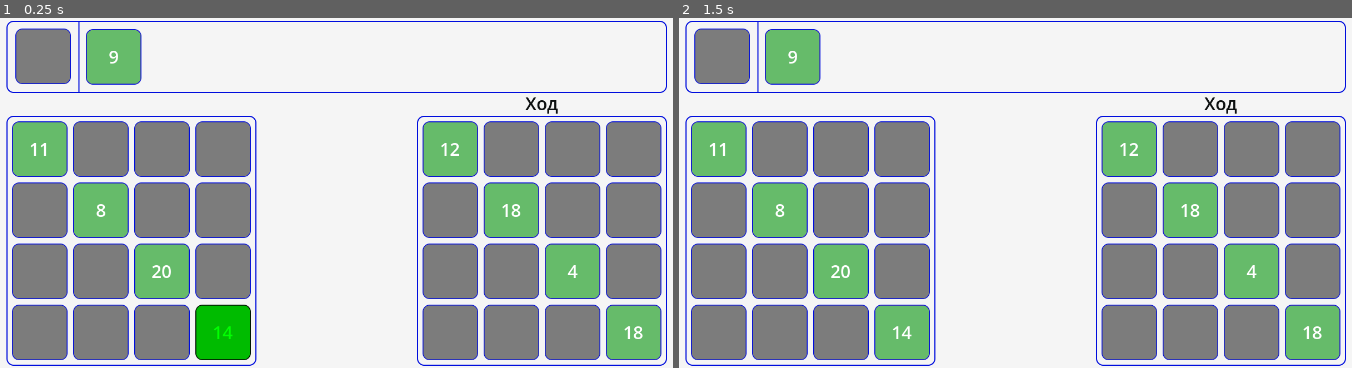
Above: before the commit, frames 1-2 (left to right).
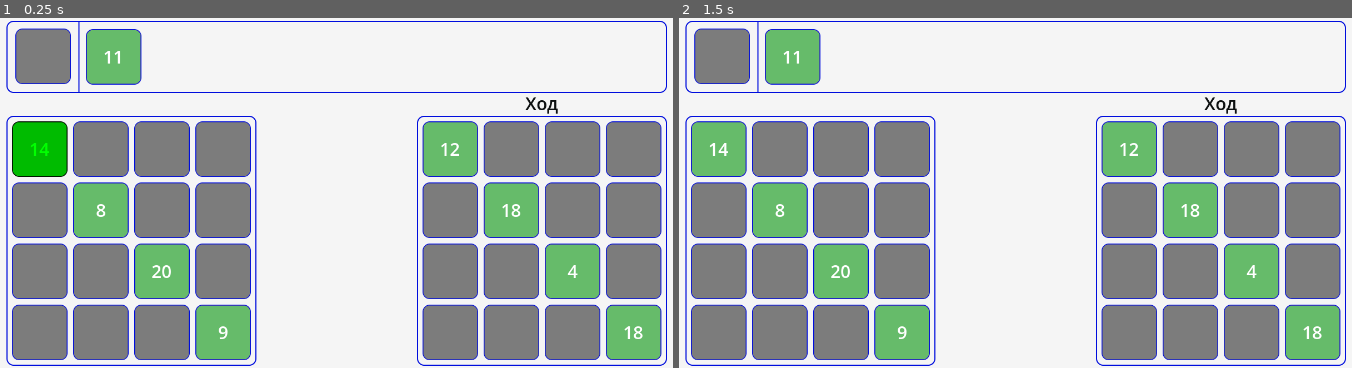
Above: after the commit, the same moments.

Repository: Rinkton/lucky-numbers-godot
Game: Godot game, scene res://game.tscn
The game is run twice, just before and just after one commit, with the same random seed, the same clock (stepped at 60 frames per second) and the same inputs.
Inputs (mouse positions are in pixels of both pictures, inside the frame that each line leads up to):
- Up to frame 1 (0.25 s): no input
- Up to frame 2 (1.5 s): tap Enter at 0.5 s; move the mouse to (1190, 175) at 0.52 s; click (1190, 175) at 0.67 s; tap Space at 1.25 s; move the mouse to (853, 210) at 1.27 s; click (853, 210) at 1.42 s

The runs differ from the first frame. In frame 1, 2.7% of the frame differs, in the area x 1-38%, y 9-98%; in frame 2, 0.2%.

Commit message:
Fixed worth by not diving by 16 and bringing maximum of clover-cell

Diff:
--- a/lucky-numbers/player/ai_player.gd
+++ b/lucky-numbers/player/ai_player.gd
@@ -43,7 +43,7 @@
 	# , делить на количество клеверов в куче(по итогу то мы получим только 1) и ещё на 16, ибо
 	# Мы помимо клеток для выбора клевера перебирали ещё и ценность для остальных 15 клеток минус
 	# ценность без клевера из кучи на поле
-	var worth = (new_empty + new_busy) / (count * 16) - (cur_empty + cur_busy)
+	var worth = (new_empty + new_busy) / (count) - (cur_empty + cur_busy)
 
 	return worth
 
@@ -81,7 +81,7 @@
 								continue
 							var cell = field.get_cell(xx, yy)
 							var cell_flexibility = _get_cell_flexibility(cell, Vector3i(x, y, i))
-							clover_flexibility += cell_flexibility
+							clover_flexibility = max(cell_flexibility, clover_flexibility)
 				var cell = field.get_cell(x, y)
 				clover_flexibility *= clover_pile_dict[i]
 				if best_moves[i]["flex"] < clover_flexibility:
--- a/lucky-numbers/player/ai_player_data.tres
+++ b/lucky-numbers/player/ai_player_data.tres
@@ -1,4 +1,4 @@
-[gd_resource type="Resource" format=3 uid="uid://c22pfjdn5bfqu"]
+[gd_resource type="Resource" script_class="AiPlayerData" format=3 uid="uid://c22pfjdn5bfqu"]
 
 [ext_resource type="Script" uid="uid://c0gvvopitbbsc" path="res://player/ai_player_data.gd" id="1_s8my4"]
 
